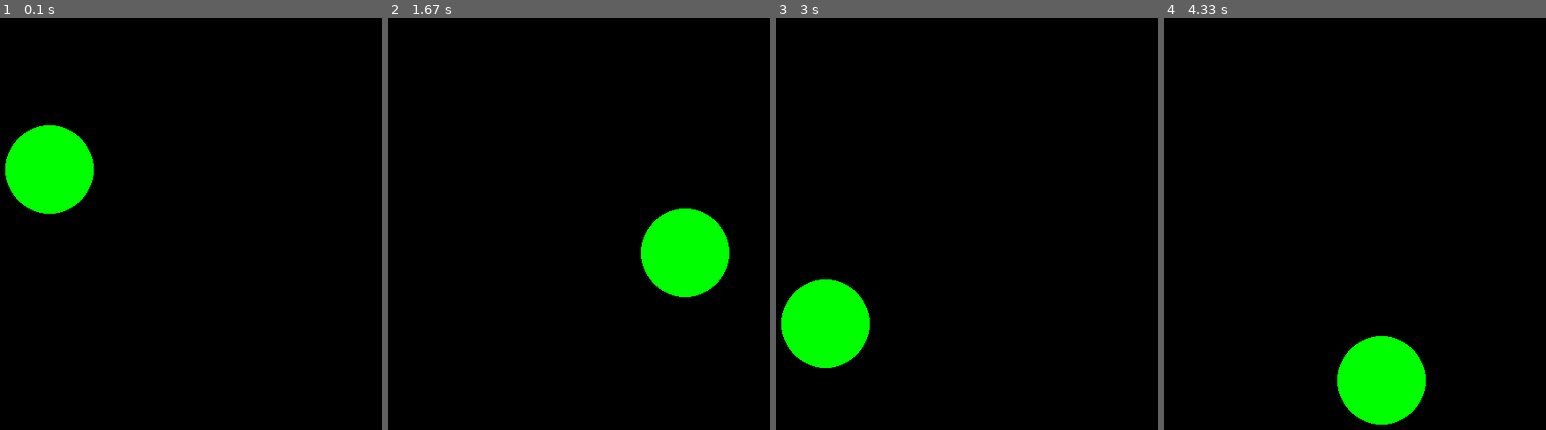
Above: before the commit, frames 1-4 (left to right).
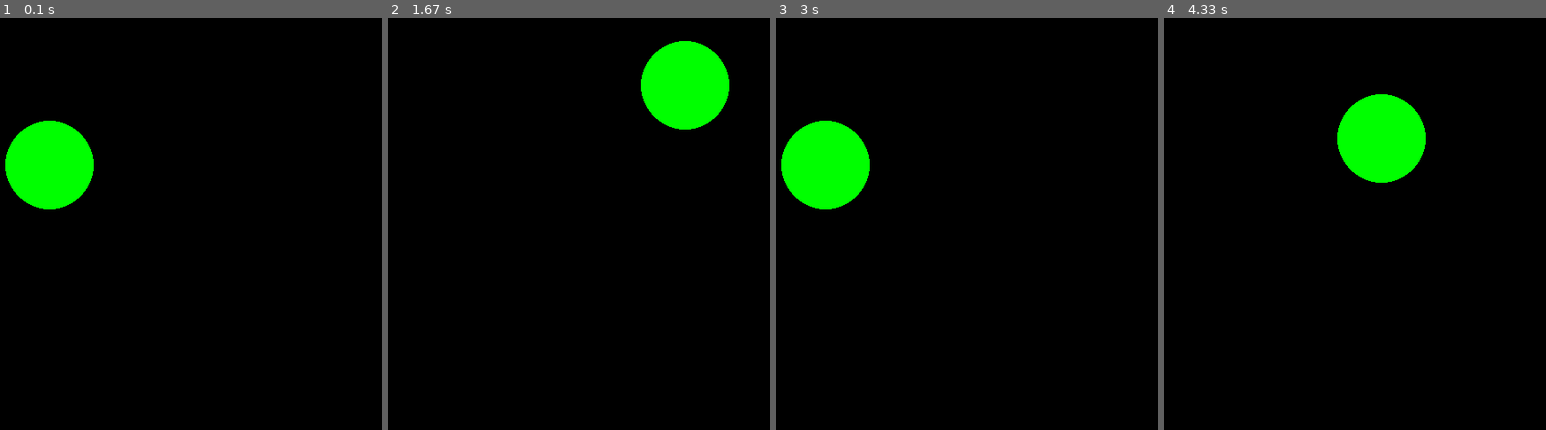
Above: after the commit, the same moments.

Repository: jbrusoe/Python
Game: pygame game, started from 8Games/Pygame-KeyboardInput/Pygame-KeyboardInput/Pygame-KeyboardInput.py
Same seed, same stepped clock (60 frames per second), same inputs: the game is played once before the commit and once after it.
Inputs:
- Up to frame 1 (0.1 s): no input
- Up to frame 2 (1.67 s): hold Right 0.33-0.8 s; hold Up 0.83-1.13 s; hold Right 1.17-1.63 s
- Up to frame 3 (3 s): hold Left 1.67-2.2 s; hold Down 2.23-2.53 s; hold Left 2.57-2.97 s
- Up to frame 4 (4.33 s): hold Up 3-3.37 s; hold Right 3.4-4.03 s; hold Down from 4.07 s (still down)

The runs differ from the first frame. In frame 1, 0.5% of the frame differs, in the area x 1-25%, y 24-48%; in frame 2, 7.8%, in the area x 66-90%, y 5-68%; in frame 3, 7.8%; in frame 4, 7.8%.

Commit message:
Update Pygam keyboard input demo

Diff:
--- a/8Games/Pygame-KeyboardInput/Pygame-KeyboardInput/Pygame-KeyboardInput.py
+++ b/8Games/Pygame-KeyboardInput/Pygame-KeyboardInput/Pygame-KeyboardInput.py
@@ -18,7 +18,7 @@
 Circlex = 100
 Deltax = 5
 Circley = 300
-Deltay = 1
+Deltay = 5
 Radius = 50
 
 CanContinue = True
@@ -35,17 +35,14 @@
     if keys[pygame.K_LEFT]:
         Circlex -= Deltax
 
+    if keys[pygame.K_DOWN]:
+        Circley += Deltay
+
+    if keys[pygame.K_UP]:
+        Circley -= Deltay
+
     win.fill((0,0,0))
     pygame.draw.circle(win,(0,255,0),(Circlex,Circley),Radius)
-
-
-    Circley += Deltay
-
-    if (Circlex + Radius) > 600 or (Circlex -Radius) < 0:
-        Deltax = Deltax * (-1)
-
-    if (Circley + Radius) > 600 or (Circley -Radius) < 0:
-        Deltay = Deltay * (-1)
 
     pygame.display.update()
     clock.tick(60)
